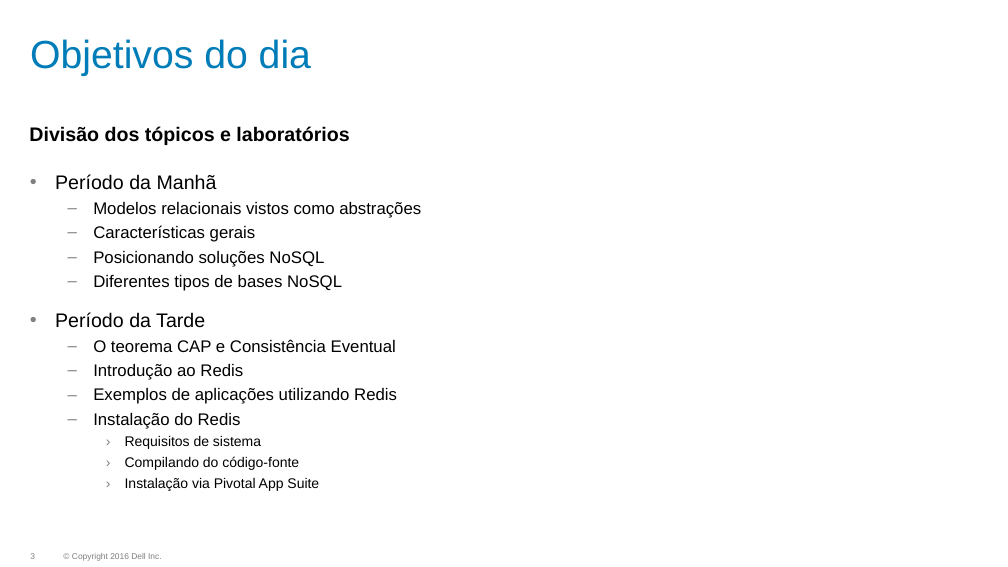
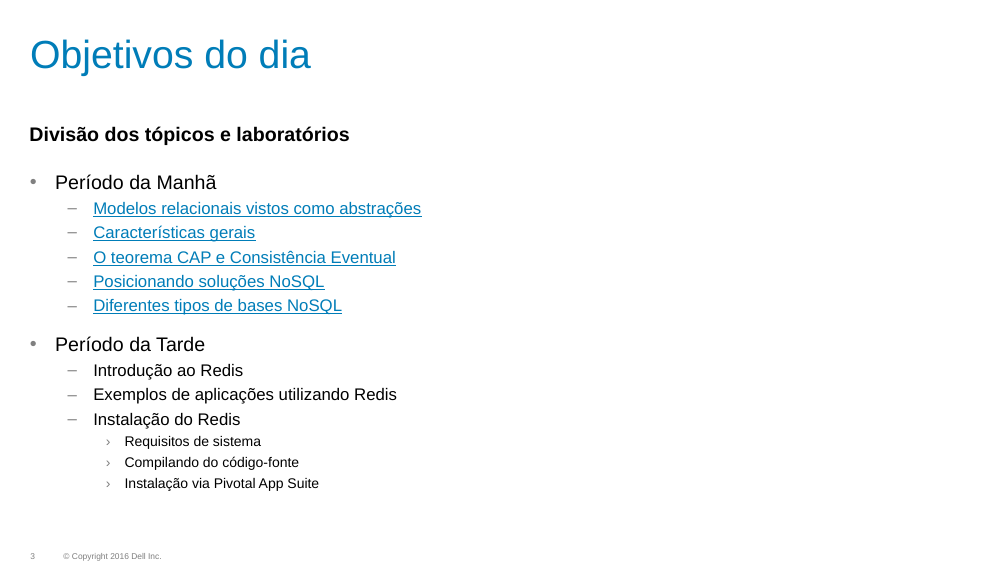
Before and after one commit to dougspadottoemc/Redis-HandsOn, a slide deck: slide 3 of slides/00_Introducao a NoSQL e Redis.pptx. Drawn at 1008x567 pixels with LibreOffice and Linux fonts; fonts in the diff are those of the drawing; background and template pictures are left out. Boxes give left, top, right and bottom in pixels: in the first picture for what was removed or moved away, otherwise in the second. Text is boxed around its words. In the diff, an @@ line names an element or a change of style, - is before the commit and + after.

```diff
--- a/slides/00_Introducao a NoSQL e Redis.pptx
+++ b/slides/00_Introducao a NoSQL e Redis.pptx
@@ text at (93, 202, 421, 315): text colour #000000 to #007DB8, underline on in "Modelos relacionais vistos como abstrações", "Características gerais", "Posicionando soluções NoSQL", "Diferentes tipos de bases NoSQL" @@
@@ text at (93, 250, 396, 266): paragraph added @@
+  – O teorema CAP e Consistência Eventual
@@ text at (93, 339, 396, 352): paragraph removed @@
-  – O teorema CAP e Consistência Eventual
```
Also in this commit, not shown: 46 slides added, 4 slides removed.
